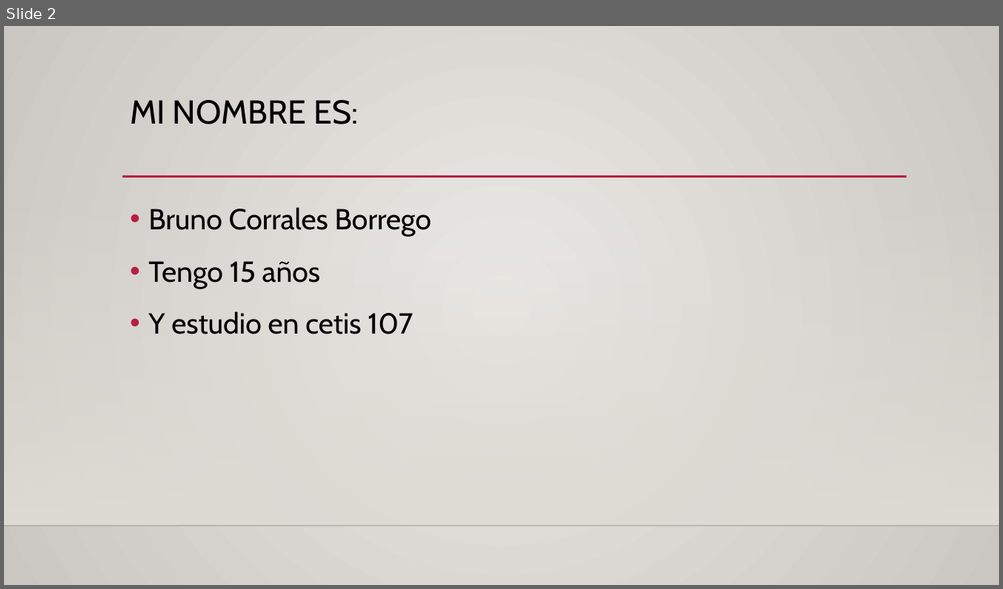
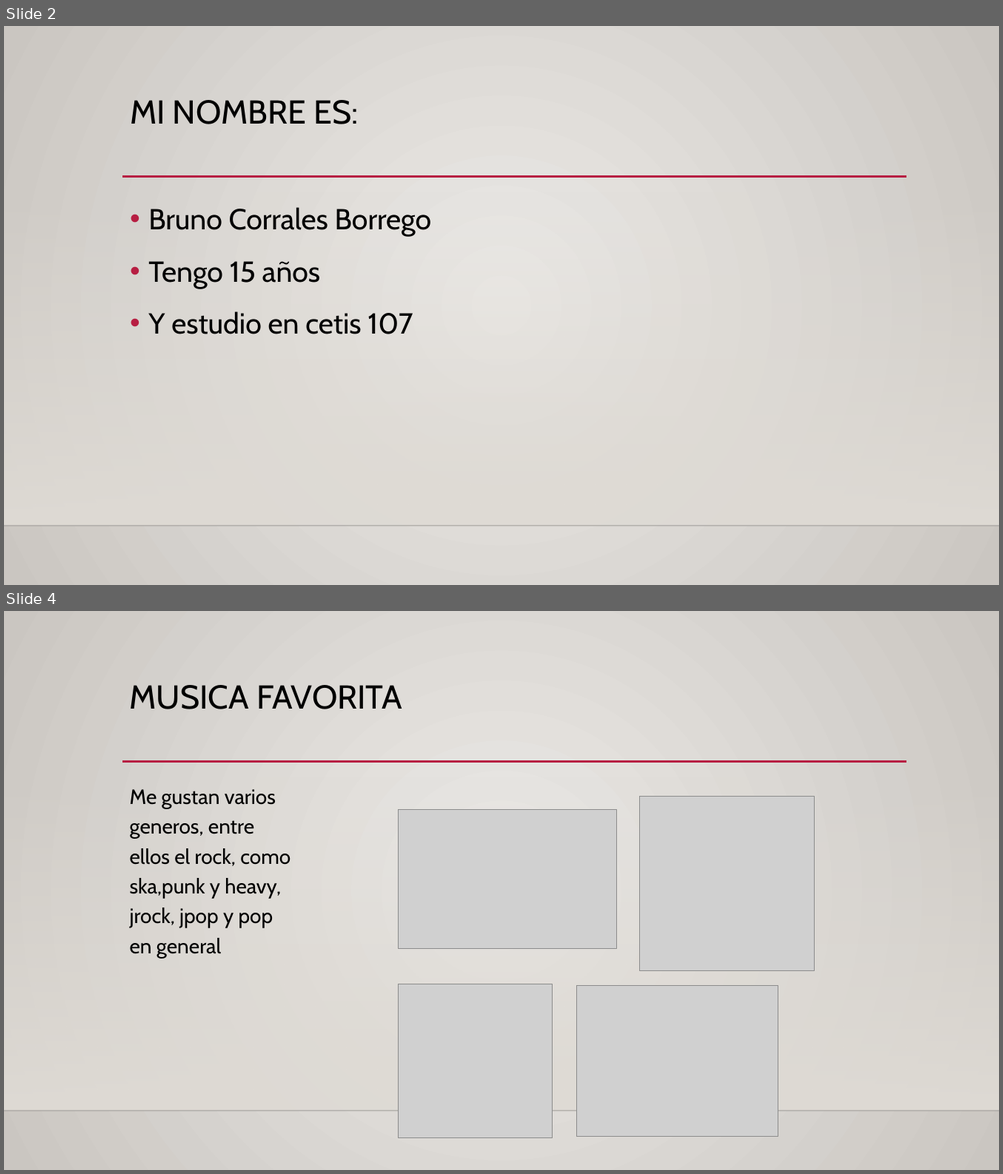
Before and after one commit to Neonets09/culturadigital2, a slide deck: COSAS SOBRE MI.pptx. Shown one above the other, each under a label of ours: slide 2 before the commit, slides 2 and 4 after it; the slides between them are not shown. The pictures are 1003x589 and 1003x1174 pixels, drawn with LibreOffice and Linux fonts; fonts in the diff are those of the drawing; grey boxes stand for pictures; background and template pictures are left out. Boxes give left, top, right and bottom in pixels: in the first picture for what was removed or moved away, otherwise in the second. Text is boxed around its words. In the diff, an @@ line names an element or a change of style, - is before the commit and + after.

Commit message:
cosassobremi_18/02/25

```diff
--- a/COSAS SOBRE MI.pptx
+++ b/COSAS SOBRE MI.pptx
@@ slide 4 added at (4,611,999,1170), background gradient #ECEAE7 to #CAC7C1; not listed: 3 template elements that a slide beside it also shows @@
@@ title added at (130,685,402,709), 32 pt, text #000000 @@
+MUSICA FAVORITA
@@ text added at (130,789,290,958), 20 pt, text #000000 @@
+Me gustan varios generos, entre ellos el rock, como ska,punk y heavy, jrock, jpop y pop en general
@@ picture added at (398,809,617,948) @@
@@ picture added at (640,796,814,971) @@
@@ picture added at (398,984,552,1139) @@
@@ picture added at (576,986,778,1137) @@
```
Also in this commit, not shown: 1 slide changed, 1 other slide added.
